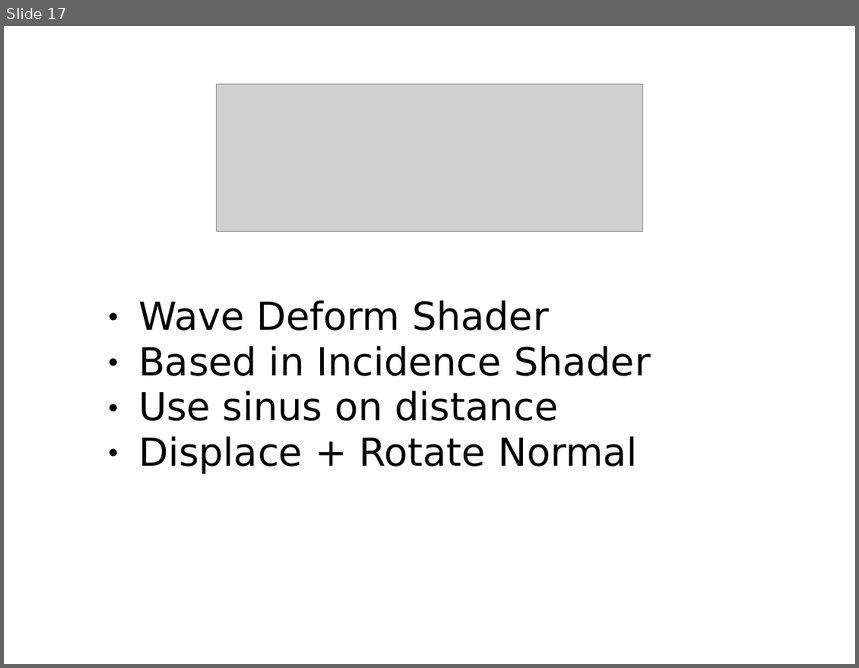
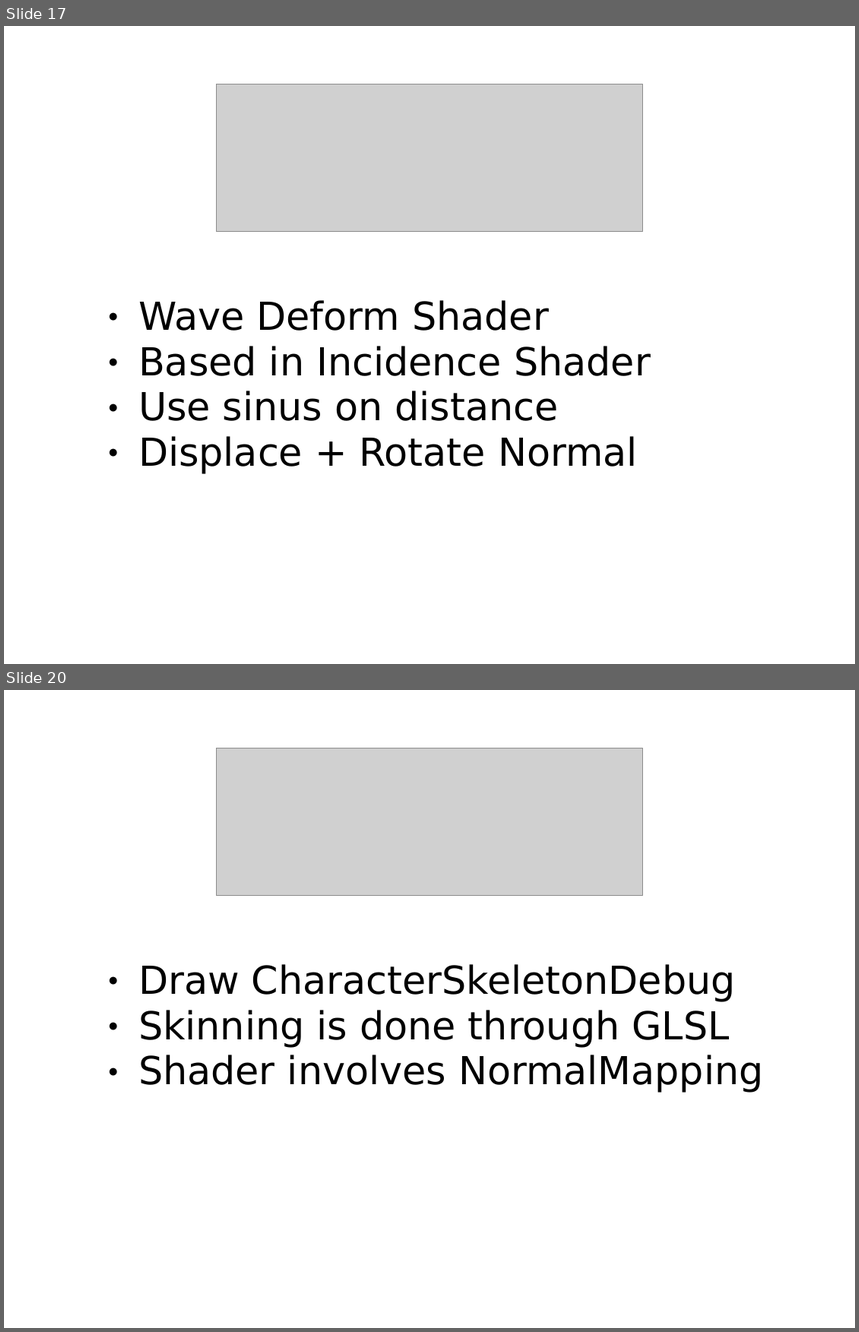
Before and after one commit to Amin4D/JSSceneGraph, a slide deck: Apps/Sample/Tutorials/Presentations/tutorials.ppt. Shown one above the other, each under a label of ours: slide 17 before the commit, slides 17 and 20 after it; the slides between them are not shown. The pictures are 859x668 and 859x1332 pixels, drawn with LibreOffice and Linux fonts; fonts in the diff are those of the drawing; grey boxes stand for pictures. Boxes give left, top, right and bottom in pixels: in the first picture for what was removed or moved away, otherwise in the second. Text is boxed around its words. In the diff, an @@ line names an element or a change of style, - is before the commit and + after.

```diff
--- a/Apps/Sample/Tutorials/Presentations/tutorials.ppt
+++ b/Apps/Sample/Tutorials/Presentations/tutorials.ppt
@@ slide 20 added at box(4, 690, 855, 1328), background #FFFFFF @@
@@ picture added at box(216, 748, 643, 895) @@
@@ text added at box(139, 964, 763, 1093), 36 pt, text #000000 @@
+● Draw CharacterSkeletonDebug
+● Skinning is done through GLSL
+● Shader involves NormalMapping
```
Also in this commit, not shown: 5 other slides added, 1 other file.
